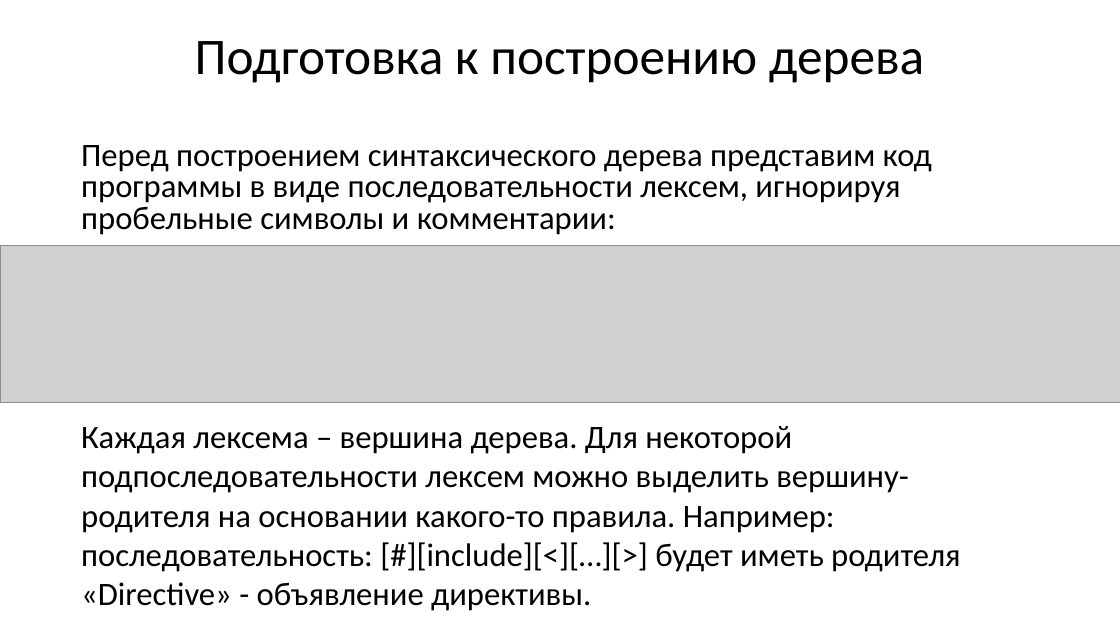
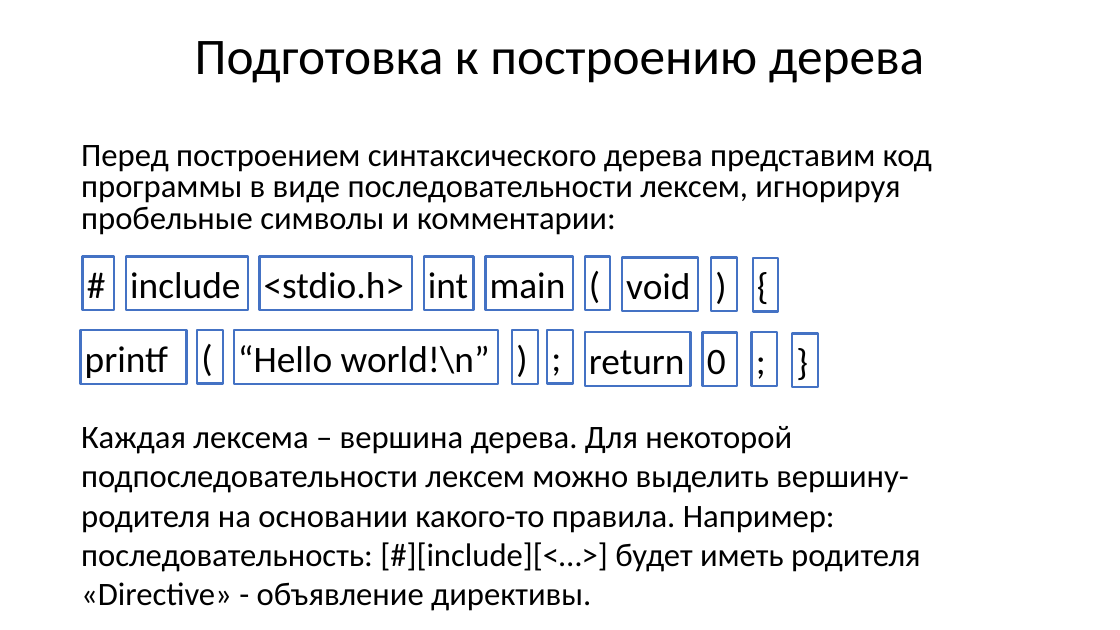
Before and after one commit to goddamnteam/korzun, a slide deck: slide 4 of task1.pptx. Drawn at 1120x630 pixels with LibreOffice and Linux fonts; fonts in the diff are those of the drawing; grey boxes stand for pictures. Boxes give left, top, right and bottom in pixels: in the first picture for what was removed or moved away, otherwise in the second. Text is boxed around its words. In the diff, an @@ line names an element or a change of style, - is before the commit and + after.

```diff
--- a/task1.pptx
+++ b/task1.pptx
@@ picture removed at (x1=0, y1=245, x2=1120, y2=402) @@
@@ rectangle added at (x1=82, y1=256, x2=114, y2=310), fill #FFFFFF, outline #4472C4 2 pt, 32 pt, text #000000 @@
+#
@@ rectangle added at (x1=126, y1=256, x2=248, y2=310), fill #FFFFFF, outline #4472C4 2 pt, 32 pt, text #000000 @@
+include
@@ rectangle added at (x1=260, y1=256, x2=413, y2=310), fill #FFFFFF, outline #4472C4 2 pt, 32 pt, text #000000 @@
+<stdio.h>
@@ rectangle added at (x1=423, y1=256, x2=473, y2=310), fill #FFFFFF, outline #4472C4 2 pt, 32 pt, text #000000 @@
+int
@@ rectangle added at (x1=486, y1=256, x2=573, y2=310), fill #FFFFFF, outline #4472C4 2 pt, 32 pt, text #000000 @@
+main
@@ rectangle added at (x1=585, y1=256, x2=611, y2=310), fill #FFFFFF, outline #4472C4 2 pt, 32 pt, text #000000 @@
+(
@@ rectangle added at (x1=623, y1=258, x2=699, y2=312), fill #FFFFFF, outline #4472C4 2 pt, 32 pt, text #000000 @@
+void
@@ rectangle added at (x1=712, y1=257, x2=738, y2=311), fill #FFFFFF, outline #4472C4 2 pt, 32 pt, text #000000 @@
+)
@@ rectangle added at (x1=753, y1=258, x2=779, y2=312), fill #FFFFFF, outline #4472C4 2 pt, 32 pt, text #000000 @@
+{
@@ rectangle added at (x1=81, y1=330, x2=187, y2=384), fill #FFFFFF, outline #4472C4 2 pt, 32 pt, text #000000 @@
+printf
@@ rectangle added at (x1=197, y1=330, x2=223, y2=384), fill #FFFFFF, outline #4472C4 2 pt, 32 pt, text #000000 @@
+(
@@ rectangle added at (x1=234, y1=330, x2=498, y2=384), fill #FFFFFF, outline #4472C4 2 pt, 32 pt, text #000000 @@
+“Hello world!\n”
@@ rectangle added at (x1=513, y1=330, x2=539, y2=384), fill #FFFFFF, outline #4472C4 2 pt, 32 pt, text #000000 @@
+)
@@ rectangle added at (x1=547, y1=330, x2=573, y2=384), fill #FFFFFF, outline #4472C4 2 pt, 32 pt, text #000000 @@
+;
@@ rectangle added at (x1=585, y1=333, x2=691, y2=386), fill #FFFFFF, outline #4472C4 2 pt, 32 pt, text #000000 @@
+return
@@ rectangle added at (x1=702, y1=333, x2=737, y2=386), fill #FFFFFF, outline #4472C4 2 pt, 32 pt, text #000000 @@
+0
@@ rectangle added at (x1=752, y1=333, x2=778, y2=386), fill #FFFFFF, outline #4472C4 2 pt, 32 pt, text #000000 @@
+;
@@ rectangle added at (x1=792, y1=334, x2=818, y2=387), fill #FFFFFF, outline #4472C4 2 pt, 32 pt, text #000000 @@
+}
@@ text at (x1=81, y1=426, x2=920, y2=611): text changed @@
-Каждая лексема – вершина дерева. Для некоторой подпоследовательности лексем можно выделить вершину-родителя на основании какого-то правила. Например: последовательность: [#][include][<][…][>] будет иметь родителя «Directive» - объявление директивы.
+Каждая лексема – вершина дерева. Для некоторой подпоследовательности лексем можно выделить вершину-родителя на основании какого-то правила. Например: последовательность: [#][include][<…>] будет иметь родителя «Directive» - объявление директивы.
```
Also in this commit, not shown: 7 other slides changed, 5 slides added, 2 slides removed.
